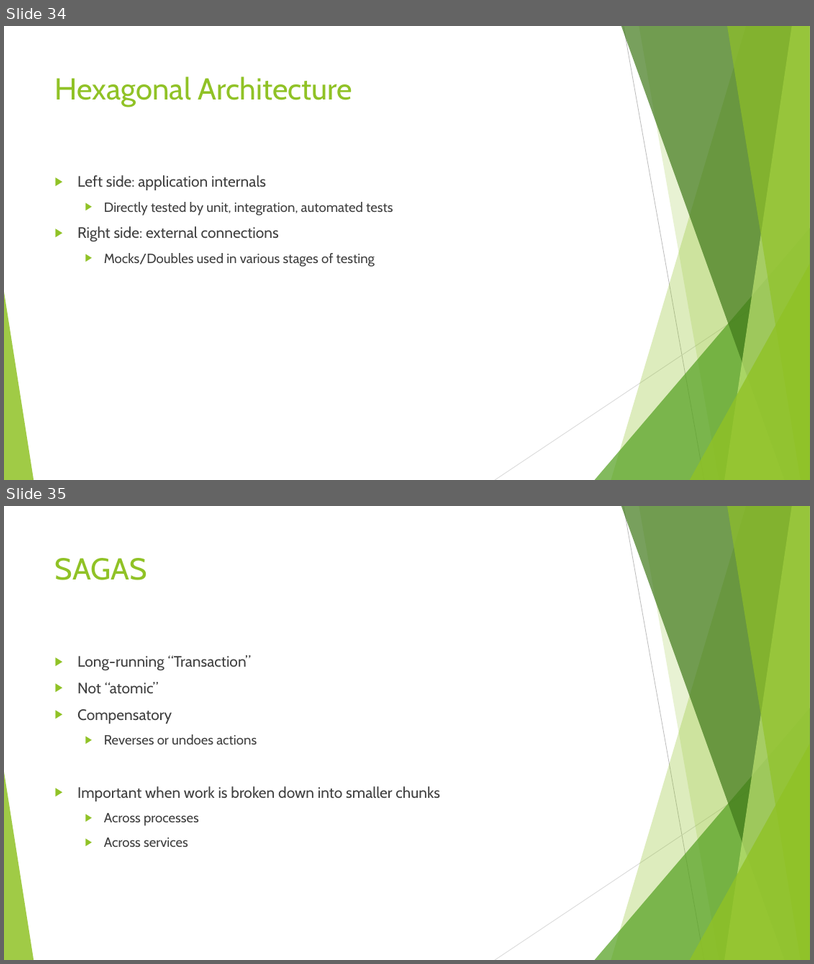
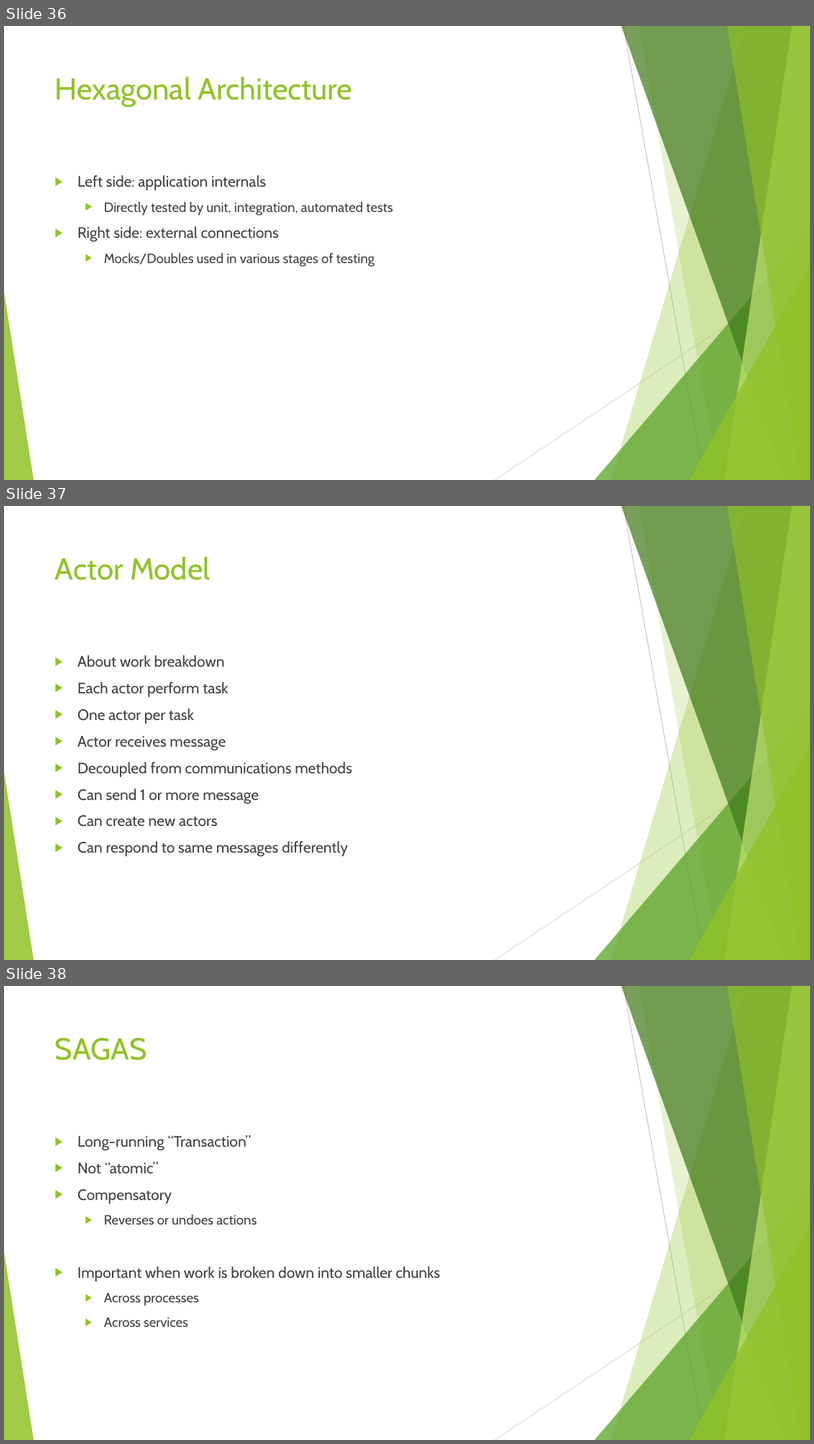
Before and after one commit to peteraritchie/Towards-Elastic-Scalability, a slide deck: DC17 Towards Elastic Scalability.pptx. Shown one above the other, each under a label of ours: slides 34 and 35 before the commit, slides 36, 37 and 38 after it. The pictures are 814x964 and 814x1444 pixels, drawn with LibreOffice and Linux fonts; fonts in the diff are those of the drawing. Boxes give left, top, right and bottom in pixels: in the first picture for what was removed or moved away, otherwise in the second. Text is boxed around its words. In the diff, an @@ line names an element or a change of style, - is before the commit and + after.

```diff
--- a/DC17 Towards Elastic Scalability.pptx
+++ b/DC17 Towards Elastic Scalability.pptx
@@ slide 37 added at (x1=4, y1=506, x2=810, y2=960), background #FFFFFF; not listed: 10 template elements that a slide beside it also shows @@
@@ title added at (x1=55, y1=556, x2=210, y2=580), 36 pt, text #90C226 @@
+Actor Model
@@ text added at (x1=77, y1=655, x2=352, y2=857), 18 pt, text #404040 @@
+▶ About work breakdown
+▶ Each actor perform task
+▶ One actor per task
+▶ Actor receives message
+▶ Decoupled from communications methods
+▶ Can send 1 or more message
+▶ Can create new actors
+▶ Can respond to same messages differently
@@ what was slide 34 is now slide 36 @@
@@ what was slide 35 is now slide 38 @@
```
Also in this commit, not shown: 5 slides changed, 3 other slides added, 1 slide removed.
